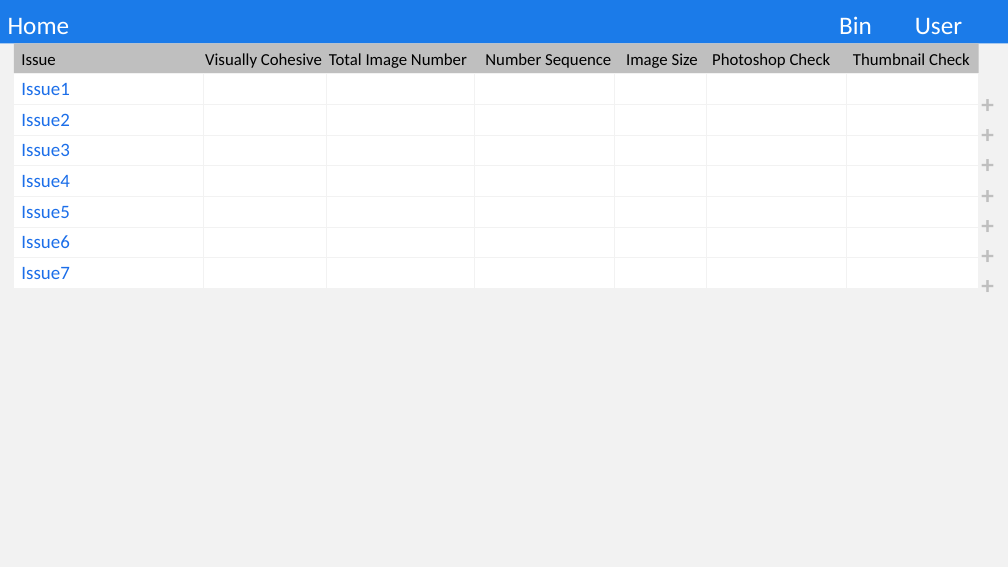
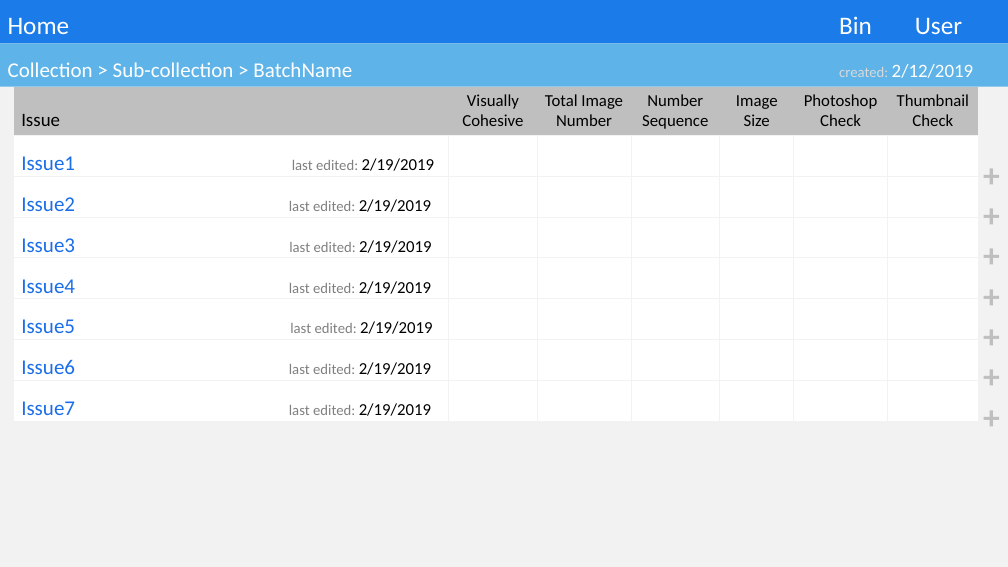
Before and after one commit to pongmorrakot/ReformattingSheet, a slide deck: slide 3 of reformatting sheet wireframe.pptx (slide 8 before the commit). Drawn at 1008x567 pixels with LibreOffice and Linux fonts; fonts in the diff are those of the drawing. Boxes give left, top, right and bottom in pixels: in the first picture for what was removed or moved away, otherwise in the second. Text is boxed around its words. In the diff, an @@ line names an element or a change of style, - is before the commit and + after.

```diff
--- a/reformatting sheet wireframe.pptx
+++ b/reformatting sheet wireframe.pptx
@@ subtitle added at [0, 43, 1008, 86], fill #5EB3E8, 20 pt, text #FFFFFF @@
+Collection > Sub-collection > BatchName created: 2/12/2019
@@ rectangle removed at [14, 43, 979, 73] @@
-Issue Visually Cohesive Total Image Number Number Sequence Image Size Photoshop Check Thumbnail Check
@@ table at [14, 87, 979, 420] @@
-row 1: Issue1 |  |  |  |  |  | 
-row 2: Issue2 |  |  |  |  |  | 
-row 3: Issue3 |  |  |  |  |  | 
-row 4: Issue4 |  |  |  |  |  | 
-row 5: Issue5 |  |  |  |  |  | 
-row 6: Issue6 |  |  |  |  |  | 
-row 7: Issue7 |  |  |  |  |  | 
+row 1: Issue | Visually Cohesive | Total Image Number | Number Sequence | Image Size | Photoshop / Check | Thumbnail Check
+row 2: Issue1 last edited: 2/19/2019 |  |  |  |  |  | 
+row 3: Issue2 last edited: 2/19/2019 |  |  |  |  |  | 
+row 4: Issue3 last edited: 2/19/2019 |  |  |  |  |  | 
+row 5: Issue4 last edited: 2/19/2019 |  |  |  |  |  | 
+row 6: Issue5 last edited: 2/19/2019 |  |  |  |  |  | 
+row 7: Issue6 last edited: 2/19/2019 |  |  |  |  |  | 
+row 8: Issue7 last edited: 2/19/2019 |  |  |  |  |  | 
@@ table: place and size @@
-table at [14, 74, 978, 289]
+table at [14, 87, 979, 420]
@@ text "+": place and size @@
-text "+" at [974, 85, 1002, 337]
+text "+" at [976, 150, 1008, 473]
@@ text "+" at [976, 150, 1008, 473]: size 24 to 32 pt @@
```
Also in this commit, not shown: 3 other slides changed, 1 slide added.
